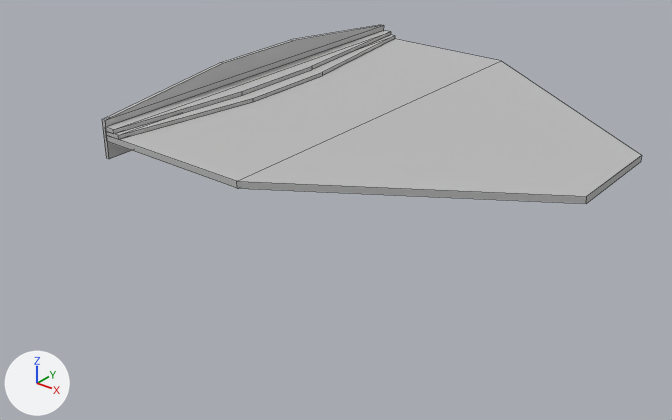
The OBJ model assets/models/courtyard.obj: old version first, new version second.
Before and after are seen from a 50 mm lens placed at (56.6, -200.1, 90.1), pointed at (-81.5, -27.6, -16.9). The lights are fixed; the arrows at lower left show +X, +Y and +Z. Mesh edges are drawn as thin lines. Where no turn or scale is listed for an object, it has been applied to the vertices. Vertices at the same position are counted once.

Script lines for the objects in view, before the commit:
```python
me_courtyard = bpy.data.meshes.new('courtyard')
me_courtyard.from_pydata(...)  # 45 vertices, 40 faces; spans x -136.7..-19.2, y -57.6..67.1, z -6.8..9.4
me_courtyard.materials.append(mat_blinn2sg)
ob_courtyard = bpy.data.objects.new('courtyard', me_courtyard)
ob_courtyard.location = (0.0, 0.0, 0.0)
```
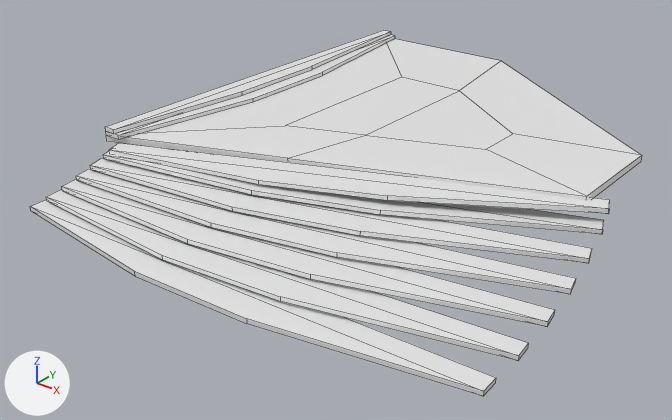
Boxes (x1, y1, x2, y2) around the edits, measured in the pictures (672 x 420 px):
'courtyard', reshaped (13% wider, 104% taller): before (102, 25, 642, 204); after (30, 30, 642, 396)
part 1 of me_courtyard, built on: before (102, 25, 641, 204); after (30, 39, 641, 396)
part 2 of me_courtyard, recoloured: (587, 155, 642, 199) in both

What the commit changed:
me_courtyard is used by ob_courtyard; location (0.0, 0.0, 0.0).
me_courtyard had 45 vertices, 40 faces and spanned x -136.7..-19.2, y -57.6..67.1, z -6.8..9.4.
me_courtyard now has 123 vertices, 106 faces and spans x -135.5..-7.7, y -89.0..67.1, z -13.7..2.5.
Part 1, on me_courtyard:
13 vertices are removed from x -136.7..-87.4, y -57.6..67.1, z -6.8..9.4.
14 faces are deleted.
1 vertex moves from x -87.4, y -57.6, z -1.6 to x -87.4, y -39.3, z -1.6.
54 vertices are added at x -132.9..-7.7, y -89.0..32.2, z -13.7..0.2.
19 new vertices lie (0.0, 0.0, 1.2) away from vertices in x -132.6..-8.6, y -89.0..-10.3, z -13.7..-1.9.
13 new vertices lie (0.0, 0.0, 1.1) away from vertices in x -132.9..-7.7, y -80.8..-18.5, z -12.0..-2.6.
5 new vertices lie (0.1, 0.0, 1.1) away from vertices in x -128.6..-8.3, y -76.5..-13.8, z -13.6..-2.6.
80 new faces join them.
me_courtyard part 2: 26 faces spanning x -135.5..-19.2, y -57.6..67.1, z -1.6..2.5 switch from mat_blinn2sg to no material.
